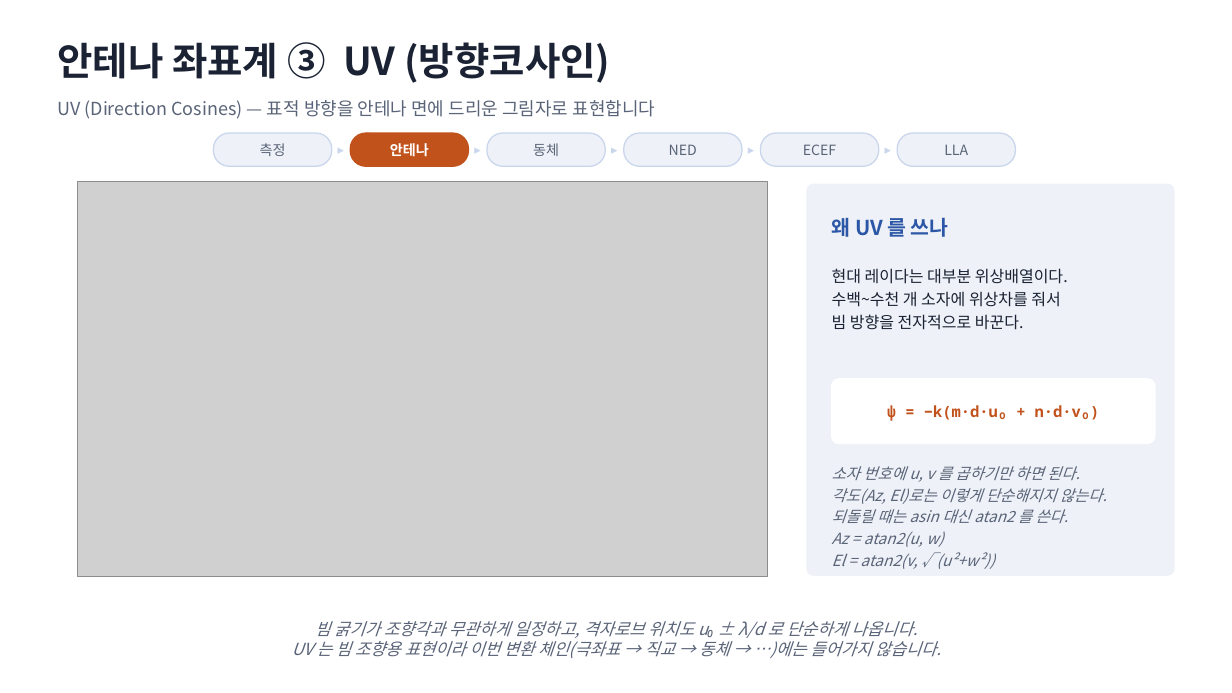
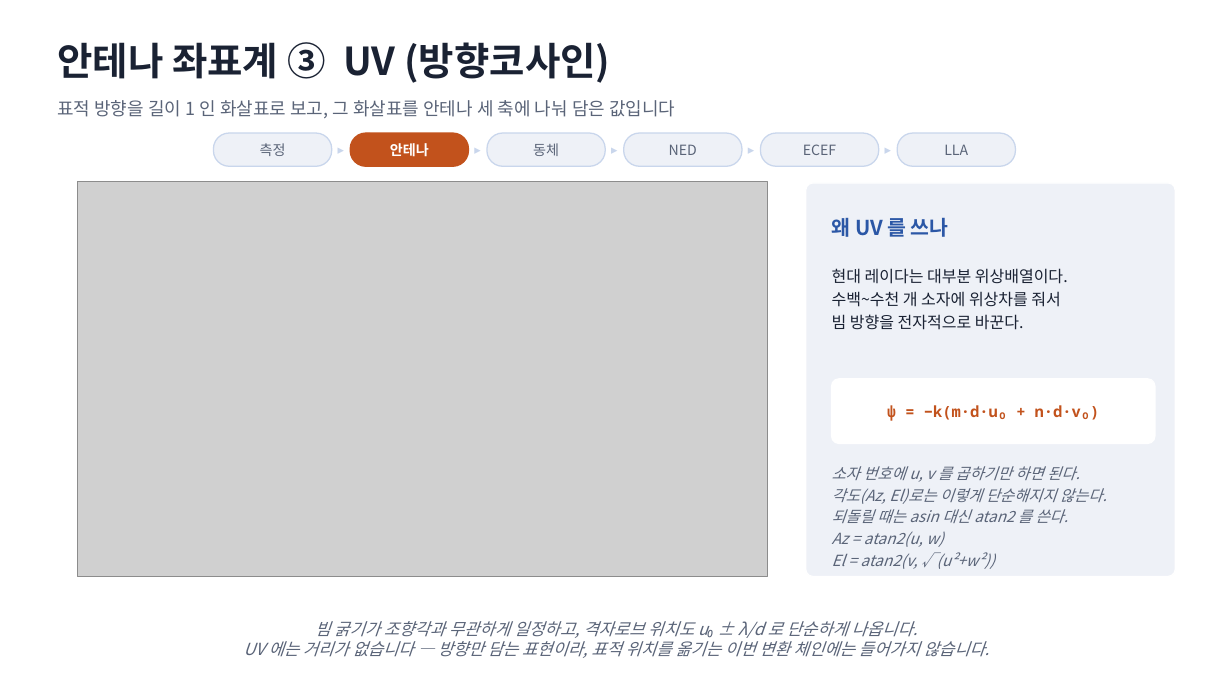
Before and after one commit to harley-hwan/IpcProc, a slide deck: slide 12 of Part2_CoordFrames/ref/산출물/Chapter2_coordinate_systems.pptx. Drawn at 1232x693 pixels with LibreOffice and Linux fonts; fonts in the diff are those of the drawing; grey boxes stand for pictures. Boxes give left, top, right and bottom in pixels: in the first picture for what was removed or moved away, otherwise in the second. Text is boxed around its words. In the diff, an @@ line names an element or a change of style, - is before the commit and + after.

```diff
--- a/Part2_CoordFrames/ref/산출물/Chapter2_coordinate_systems.pptx
+++ b/Part2_CoordFrames/ref/산출물/Chapter2_coordinate_systems.pptx
@@ text at [57,100,675,118]: text changed @@
-UV (Direction Cosines) — 표적 방향을 안테나 면에 드리운 그림자로 표현합니다
+표적 방향을 길이 1 인 화살표로 보고, 그 화살표를 안테나 세 축에 나눠 담은 값입니다
@@ text at [243,637,990,658]: text changed @@
-UV 는 빔 조향용 표현이라 이번 변환 체인(극좌표 → 직교 → 동체 → …)에는 들어가지 않습니다.
+UV 에는 거리가 없습니다 — 방향만 담는 표현이라, 표적 위치를 옮기는 이번 변환 체인에는 들어가지 않습니다.
```
Also in this commit, not shown: 6 other slides changed, 8 other files.
